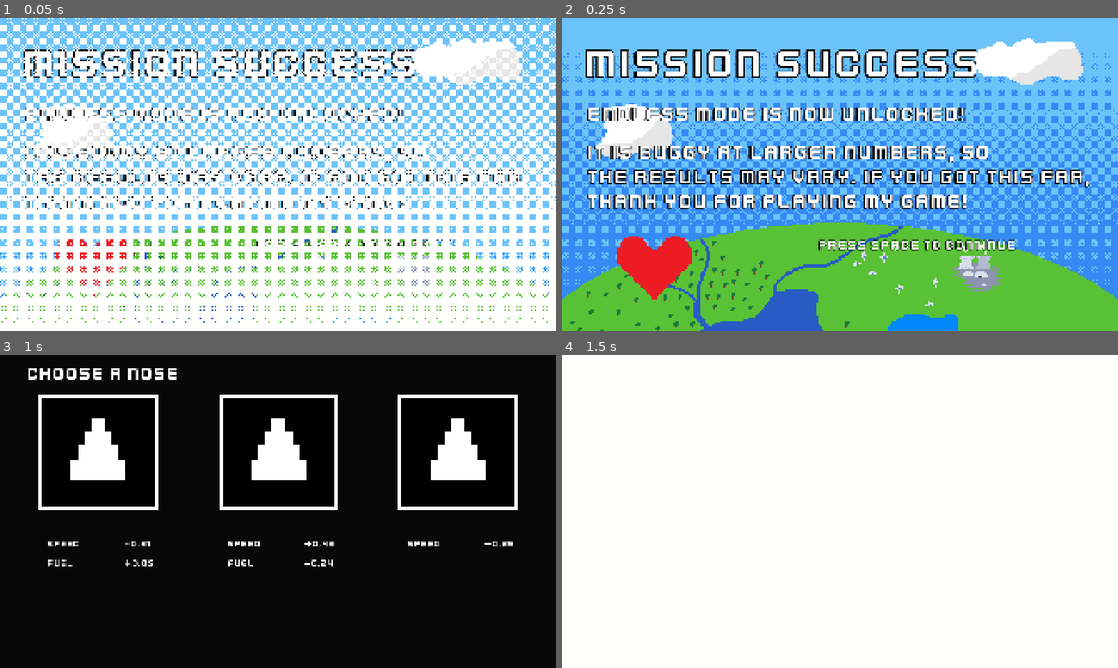
Above: before the commit, frames 1-4 (two rows, left to right).
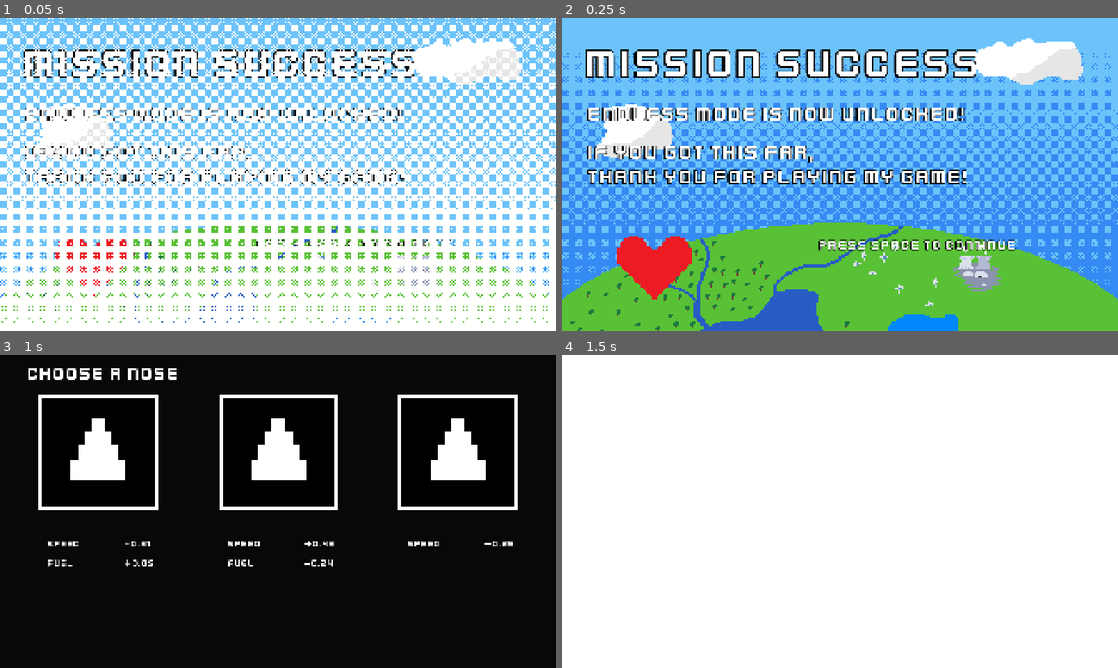
Above: after the commit, the same moments.

Repository: EvasiveAce/mo-rockets
Game: Godot game, scene res://Common/EndScene/Scenes/EndText.tscn
Two runs of this game, one before a commit and one after it. Both use one fixed random seed, a clock stepped at 60 frames per second and the inputs below. This scene is started directly instead of the project's main scene.
Inputs (mouse positions are in pixels of both pictures, inside the frame that each line leads up to):
- Up to frame 1 (0.05 s): no input
- Up to frame 2 (0.25 s): no input
- Up to frame 3 (1 s): tap Space at 0.5 s; move the mouse to (400, 495) at 0.52 s; hold Right (ui_right) from 0.53 s (still down); tap Enter (ui_accept) at 0.6, 0.77 s; click (400, 495) at 0.67 s
- Up to frame 4 (1.5 s): tap Enter (ui_accept) at 1.07 s; release Right (ui_right) at 1.25 s; click (662, 452) at 1.25 s

The runs differ from the first frame. In frame 1, 2.5% of the frame differs, in the area x 4-95%, y 40-62%; in frame 2, 6.9%; in frame 3, nothing differs; in frame 4, nothing differs.
Error in both runs: Cannot call method 'change_scene_to_file' on a null value. (res://Common/EndScene/Scripts/EndText.gd:22)

Commit message:
1.1.3 - Endless Update

Diff:
--- a/Common/AssemblyStage/Scripts/AssemblyStage.gd
+++ b/Common/AssemblyStage/Scripts/AssemblyStage.gd
@@ -95,12 +95,22 @@
 		for value in speedArray:
 			speedValue += value.values()[0]
 
+		var negative = false
+		if speedValue < 0:
+			negative = true
+
+		var _exp = str(abs(speedValue)).split(".")[0].length() - 1
+		var _dec = abs(speedValue) / pow(10,_exp)
+
+		if negative:
+			_dec *= -1
+
 		var mainLabel = Label.new()
 		var mainNumberLabel = Label.new()
 		mainLabel.label_settings = preload("res://Data/Resources/LabelSettings.tres")
 		mainNumberLabel.label_settings = preload("res://Data/Resources/LabelSettings.tres")
 		mainLabel.text = "SPEED"
-		mainNumberLabel.text = ("+" if speedValue > 0 else "") + "%.2f" % speedValue
+		mainNumberLabel.text = str(("+" if speedValue > 0 else "") + "%.2f" % speedValue if speedValue <= 1000 and speedValue >= -1000 else "%.2f e%s" % [_dec, _exp])
 		trait_vbox.add_child(mainLabel)
 		number_vbox.add_child(mainNumberLabel)
 		var spaceLabel = Label.new()
@@ -112,12 +122,22 @@
 		for value in fuelArray:
 			fuelValue += value.values()[0]
 
+		var negative = false
+		if fuelValue < 0:
+			negative = true
+
+		var _exp = str(fuelValue).split(".")[0].length() - 1
+		var _dec = fuelValue / pow(10,_exp)
+
+		if negative:
+			_dec *= -1
+
 		var mainLabel = Label.new()
 		var mainNumberLabel = Label.new()
 		mainLabel.label_settings = preload("res://Data/Resources/LabelSettings.tres")
 		mainNumberLabel.label_settings = preload("res://Data/Resources/LabelSettings.tres")
 		mainLabel.text = "FUEL"
-		mainNumberLabel.text = ("+" if fuelValue > 0 else "") + "%.2f" % fuelValue
+		mainNumberLabel.text = str(("+" if fuelValue > 0 else "") + "%.2f" % fuelValue if fuelValue <= 1000 and fuelValue >= -1000 else "%.2f e%s" % [_dec, _exp])
 		trait_vbox.add_child(mainLabel)
 		number_vbox.add_child(mainNumberLabel)
 	#partName.text = str(part.rocketModifier.modifierName) + " " + str(part.rocketPart.upgradeName) if part.rocketModifier != null else str(part.rocketPart.upgradeName)
--- a/Common/Constants/Scripts/Constants.gd
+++ b/Common/Constants/Scripts/Constants.gd
@@ -26,6 +26,7 @@
 ## DATA
 var highestAltitude := 1000
 var altitude = 0.0
+var infinities = 0.0
 var amountOfLaunches := 0
 var statMultiplier = 1.00
 
--- a/Common/EndScene/Scenes/EndText.tscn
+++ b/Common/EndScene/Scenes/EndText.tscn
@@ -265,8 +265,7 @@
 theme_override_constants/shadow_outline_size = 8
 theme_override_fonts/font = SubResource("FontFile_mhbkf")
 theme_override_font_sizes/font_size = 72
-text = "It is buggy at larger numbers, so
-the results may vary. If you got this far,
+text = "If you got this far,
 thank you for playing my game!"
 
 [node name="Text3" type="Label" parent="."]
--- a/Common/World/RocketObject/Scripts/Rocket.gd
+++ b/Common/World/RocketObject/Scripts/Rocket.gd
@@ -15,9 +15,12 @@
 var bottomTexture
 var bottomModulate
 
+var fauxSpeed = 50.0
 
 var launching = false
 var grounded = false
+
+var reachedHeight = false
 
 @export var fuelToUse: float = 0.0
 var fuelToRecord: float = 0.0
@@ -64,21 +67,39 @@
 	if $RocketSoundTimer.time_left > 0:
 		$Rocket.play()
 
-
+	var fuel_consumption_rate
+	var distance_gain_rate
 	if fuelToUse > 0 and launching:
-		var fuel_consumption_rate = 1.0 + (speedToUse / Constants.fuelConsumptionRate)
-		var distance_gain_rate = speedToUse * fuel_consumption_rate
-		position.y -= distance_gain_rate * _delta * 60
-		fuelToUse = max(0.0, fuelToUse - fuel_consumption_rate * _delta)
+		if Constants.endlessModeEnabled and speedToUse >= 100000 and $RocketSoundTimer.time_left > 0:
+			fuel_consumption_rate = 1.0 + (speedToUse / Constants.fuelConsumptionRate)
+			distance_gain_rate = fauxSpeed * fuel_consumption_rate
+			position.y -= fauxSpeed * (1.0 + (fauxSpeed / Constants.fuelConsumptionRate)) * _delta * 60
+			fuelToUse = max(0.0, fuelToUse - fuel_consumption_rate * _delta)
+		elif Constants.endlessModeEnabled and speedToUse >= 100000 and $RocketSoundTimer.time_left == 0:
+			reachedHeight = true
+			fuel_consumption_rate = 1.0 + (speedToUse / Constants.fuelConsumptionRate)
+			fuelToUse = max(0.0, fuelToUse - fuel_consumption_rate * _delta)
+		elif !Constants.endlessModeEnabled:
+			fuel_consumption_rate = 1.0 + (speedToUse / Constants.fuelConsumptionRate)
+			distance_gain_rate = speedToUse * fuel_consumption_rate
+			position.y -= distance_gain_rate * _delta * 60
+			fuelToUse = max(0.0, fuelToUse - fuel_consumption_rate * _delta)
 	else:
 		launching = false
-		if position.y >= 600 and fuelToUse <= 0.0:
-			grounded = true
-			$Camera2D.enabled = false
+		if Constants.endlessModeEnabled:
+			$Rocket.stop()
 			particles.set_emitting(false)
-		$Rocket.stop()
-		if position.y <= 600 and fuelToUse <= 0 and !grounded:
-			position.y += speedToUse * 4
+			if fuelToUse <= 0.0:
+				grounded = true
+				reachedHeight = false
+		else:
+			if position.y >= 600 and fuelToUse <= 0.0:
+				grounded = true
+				$Camera2D.enabled = false
+				particles.set_emitting(false)
+			$Rocket.stop()
+			if position.y <= 600 and fuelToUse <= 0 and !grounded:
+				position.y += speedToUse * 4
 
 
 func _blastOff():
--- a/Common/World/Scripts/World.gd
+++ b/Common/World/Scripts/World.gd
@@ -44,7 +44,10 @@
 	_initalizeRocket()
 	var stringToUse = "%.2fx"
 	$CanvasLayer/Multiplier/MultiplierValue.text = stringToUse % [Constants.statMultiplier]
-	$HighScore.text = str(Constants.highestAltitude) + ' m' if Constants.highestAltitude < 100000 else str(Constants.highestAltitude/1000) + ' km'
+	if Constants.highestAltitude >= 10000000000:
+		$HighScore.text = str("10e%d" % (Constants.highestAltitude - 10000000000))
+	else:
+		$HighScore.text = str(Constants.highestAltitude) + ' m' if Constants.highestAltitude < 100000 else str(Constants.highestAltitude/1000.0) + ' km'
 	if !Constants.initLoading:
 		rocket.get_node('RocketParticles2').lifetime = .01
 		rocket.get_node('RocketParticles2').amount = 1
@@ -104,18 +107,49 @@
 			altitude = get_node("CanvasLayer/Altitude")
 			speed.text = str(rocket.speedToUse)
 			fuel.text = str(snapped(rocket.fuelToUse, 0.01))
-			if (rocket.position.y - 625) * -1 >= Constants.altitude:
-				Constants.altitude = snapped((rocket.position.y - 625) * -1, 1)
-				if Constants.altitude >= 100000:
+			if Constants.endlessModeEnabled and rocket.launching:
+				var distance_this_frame = snapped((rocket.speedToUse * (1.0 + (rocket.speedToUse / Constants.fuelConsumptionRate)) * _delta * 60), 1)
+				Constants.altitude += distance_this_frame
+				if Constants.altitude >= 10000000000 or Constants.infinities > 0:
+					if Constants.altitude >= 10000000000:
+						Constants.altitude = 1
+						Constants.infinities += 1
+						altitude.text = str("10e%d" % [Constants.infinities])
+					else:
+						altitude.text = str("10e%d" % [Constants.infinities])
+				elif Constants.altitude >= 1000000000 and Constants.infinities == 0:
+					altitude.text = str(Constants.altitude/1000000000) + "gm"
+				elif Constants.altitude >= 10000000 and Constants.infinities == 0:
+					altitude.text = str(Constants.altitude/1000000) + "mm"
+				elif Constants.altitude >= 100000 and Constants.infinities == 0:
 					altitude.text = str(Constants.altitude/1000) + "km"
-				else:
+				elif Constants.infinities == 0:
 					altitude.text = str(Constants.altitude) + "m"
+			elif !Constants.endlessModeEnabled:
+				if (rocket.position.y - 625) * -1 >= Constants.altitude:
+					Constants.altitude = snapped((rocket.position.y - 625) * -1, 1)
+					if Constants.altitude >= 100000:
+						altitude.text = str(Constants.altitude/1000) + "km"
+					else:
+						altitude.text = str(Constants.altitude) + "m"
+			elif Constants.endlessModeEnabled and Constants.infinities < 1 and Constants.altitude == 0.0:
+				altitude.text = str(Constants.altitude) + "m"
+
+			if rocket.reachedHeight and Constants.endlessModeEnabled and endEngaged:
+				$CanvasLayer/ParallaxBackground.scroll_base_offset.y += 50 * (1.0 + (100 / Constants.fuelConsumptionRate)) * _delta * 60
+
 			if (Input.is_action_just_released("ui_accept") and firstTime):
 				$ScrapRocket.visible = false
 				rocket._blastOff()
 				shake_amount = 3.5
 				set_timer()
 				firstTime = false
+			if Constants.endlessModeEnabled and !rocket.launching and !firstTime and endEngaged:
+				rocket._explode()
+				Constants.altitude = 10000000000 + Constants.infinities
+				if Constants.altitude > Constants.highestAltitude:
+					Constants.highestAltitude = Constants.altitude
+				endEngaged = false
 			_endGame()
 			_recordFunc()
 			if !endEngaged and !switching and recordFuncFinished:
@@ -133,6 +167,7 @@
 					else:
 						Constants.statMultiplier += .01
 					Constants.altitude = 0.0
+					Constants.infinities = 0
 
 func set_timer():
 	await get_tree().create_timer(5.75).timeout
@@ -461,7 +496,12 @@
 	rocket.grounded = true
 	%AbortLaunch.visible = false
 	rocket._explode()
-	if Constants.altitude > Constants.highestAltitude:
-		Constants.highestAltitude = Constants.altitude
+	if Constants.endlessModeEnabled and !rocket.launching and !firstTime and endEngaged:
+		Constants.altitude = 10000000000 + Constants.infinities
+		if Constants.altitude > Constants.highestAltitude:
+			Constants.highestAltitude = Constants.altitude
+	else:
+		if Constants.altitude > Constants.highestAltitude:
+			Constants.highestAltitude = Constants.altitude
 	endEngaged = false
 	_recordFunc()
